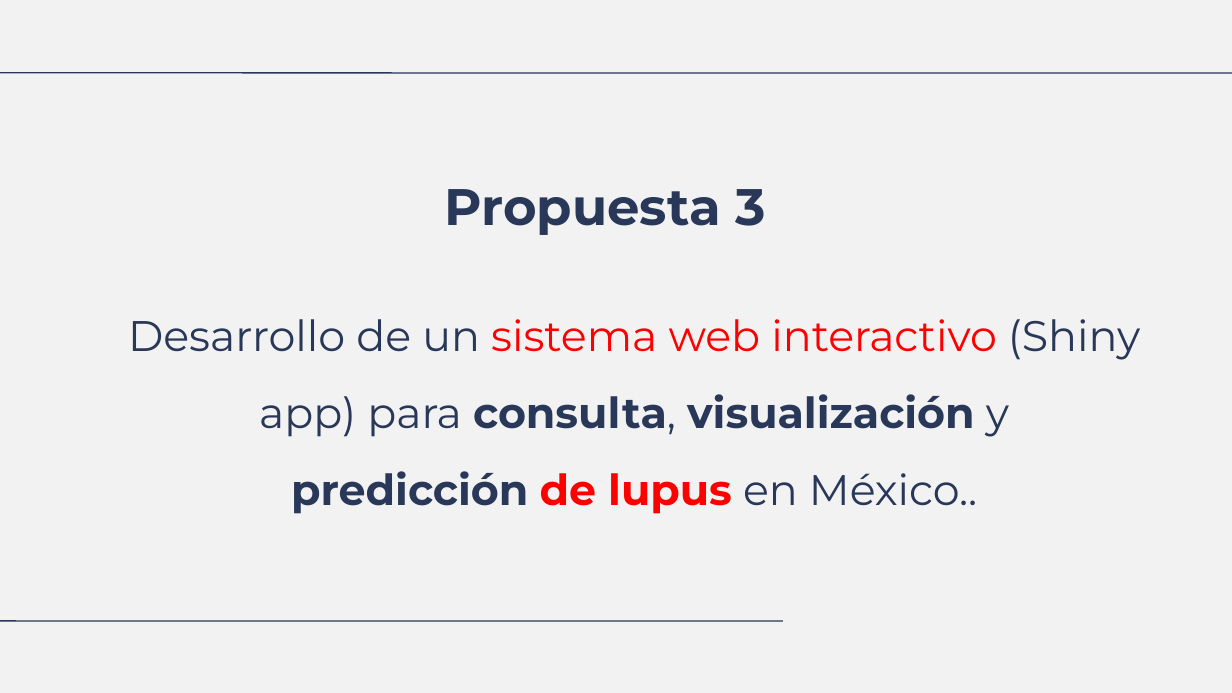
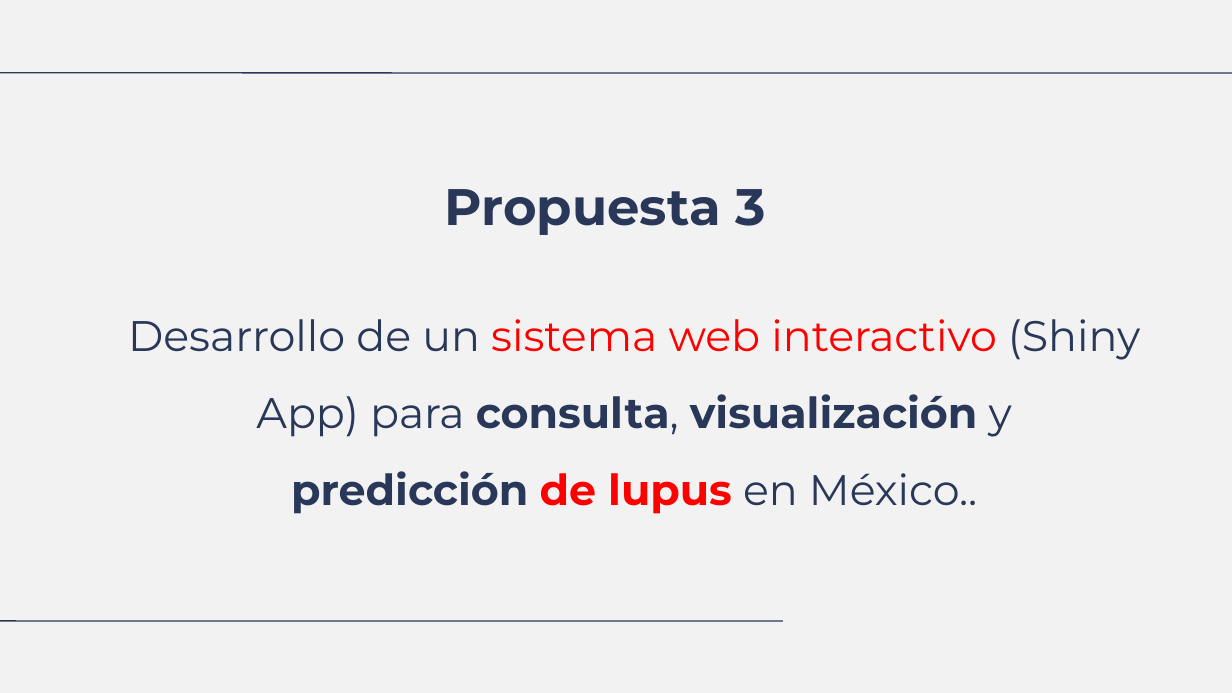
Before and after one commit to LuisDomingo/Proy_Bioinfo_Data_Analysis, a slide deck: slide 24 of index.odp (slide 22 before the commit). Drawn at 1232x693 pixels with LibreOffice and Linux fonts; fonts in the diff are those of the drawing. Boxes give left, top, right and bottom in pixels: in the first picture for what was removed or moved away, otherwise in the second. Text is boxed around its words. In the diff, an @@ line names an element or a change of style, - is before the commit and + after.

```diff
--- a/index.odp
+++ b/index.odp
@@ text at [128,319,1140,437]: text changed @@
-Desarrollo de un sistema web interactivo (Shiny app) para consulta, visualización y
+Desarrollo de un sistema web interactivo (Shiny App) para consulta, visualización y
```
Also in this commit, not shown: 1 other slide changed, 8 slides added, 45 other files.
